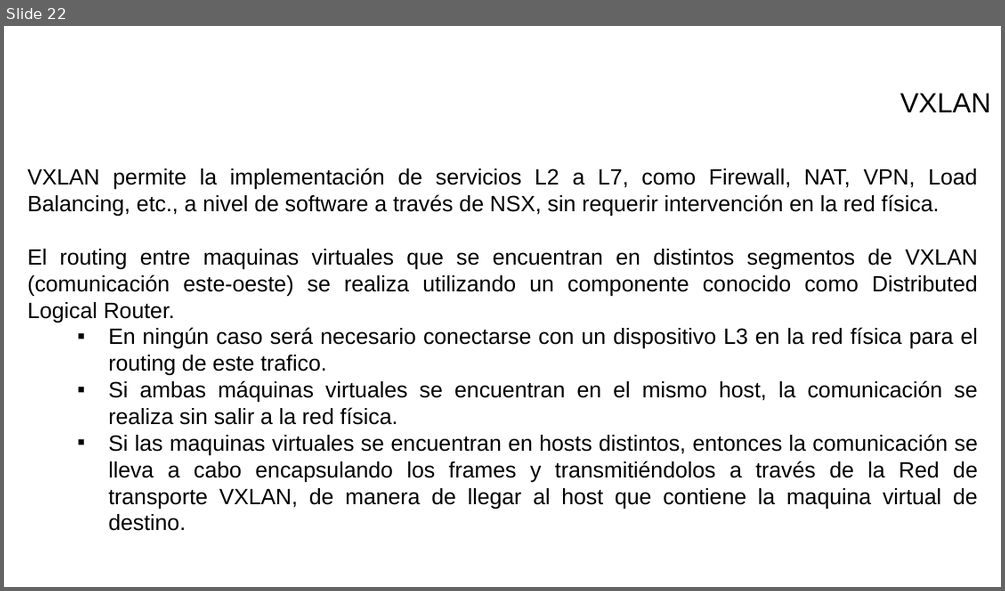
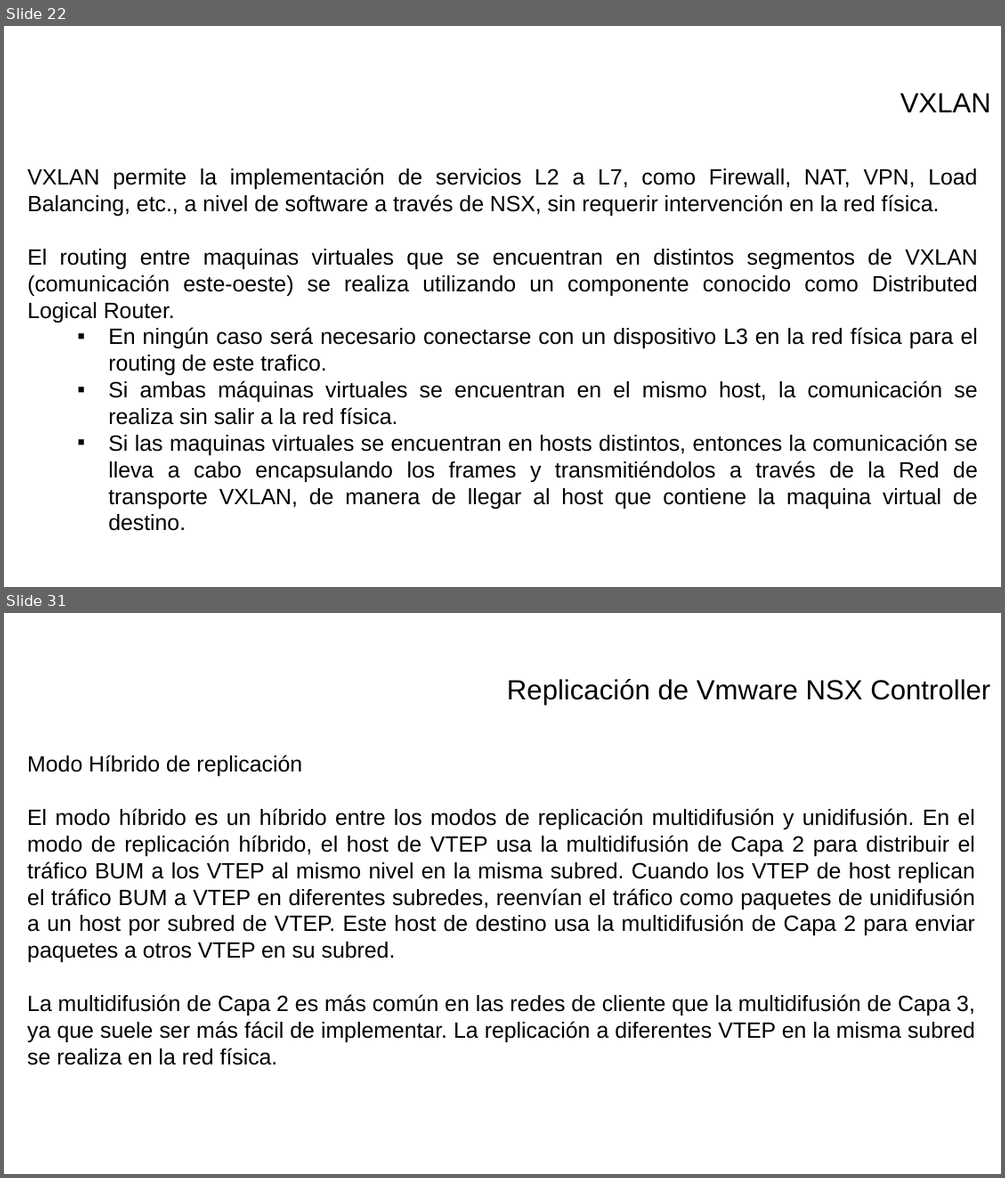
Before and after one commit to israelcts/curso_vmware_nsx_sedena, a slide deck: VMWare - II.pptx. Shown one above the other, each under a label of ours: slide 22 before the commit, slides 22 and 31 after it; the slides between them are not shown. The pictures are 1005x591 and 1005x1178 pixels, drawn with LibreOffice and Linux fonts; fonts in the diff are those of the drawing; background and template pictures are left out. Boxes give left, top, right and bottom in pixels: in the first picture for what was removed or moved away, otherwise in the second. Text is boxed around its words. In the diff, an @@ line names an element or a change of style, - is before the commit and + after.

```diff
--- a/VMWare - II.pptx
+++ b/VMWare - II.pptx
@@ slide 31 added at (x1=4, y1=613, x2=1001, y2=1174), background picture (left out) @@
@@ text added at (x1=507, y1=679, x2=990, y2=706), 20 pt, text #000000 @@
+Replicación de Vmware NSX Controller
@@ text added at (x1=27, y1=755, x2=975, y2=1065), 16 pt, text #000000 @@
+Modo Híbrido de replicación
+El modo híbrido es un híbrido entre los modos de replicación multidifusión y unidifusión. En el modo de replicación híbrido, el host de VTEP usa la multidifusión de Capa 2 para distribuir el tráfico BUM a los VTEP al mismo nivel en la misma subred. Cuando los VTEP de host replican el tráfico BUM a VTEP en diferentes subredes, reenvían el tráfico como paquetes de unidifusión a un host por subred de VTEP. Este host de destino usa la multidifusión de Capa 2 para enviar paquetes a otros VTEP en su subred.
+La multidifusión de Capa 2 es más común en las redes de cliente que la multidifusión de Capa 3, ya que suele ser más fácil de implementar. La replicación a diferentes VTEP en la misma subred se realiza en la red física.
```
Also in this commit, not shown: 9 other slides added.
